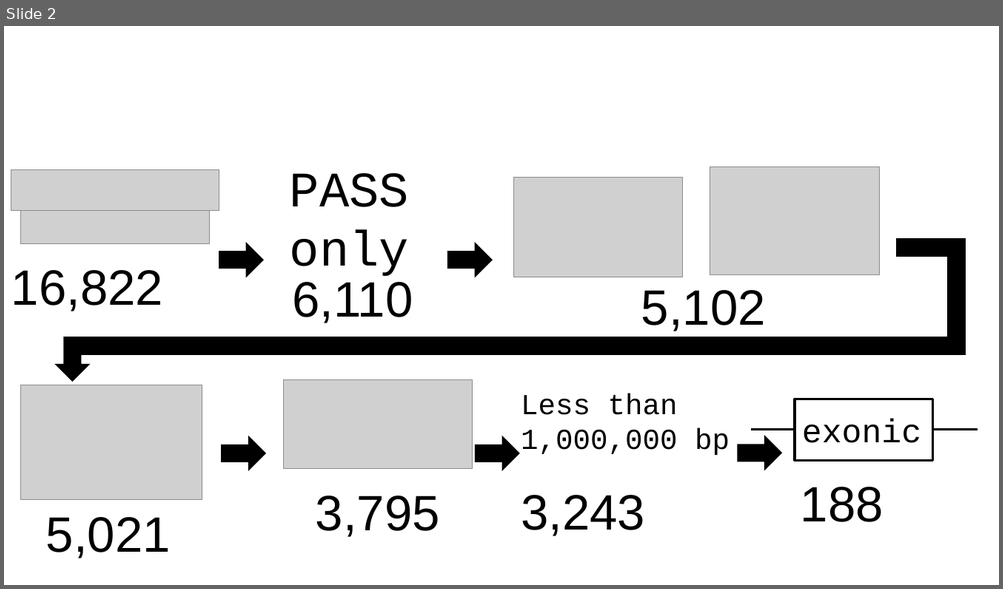
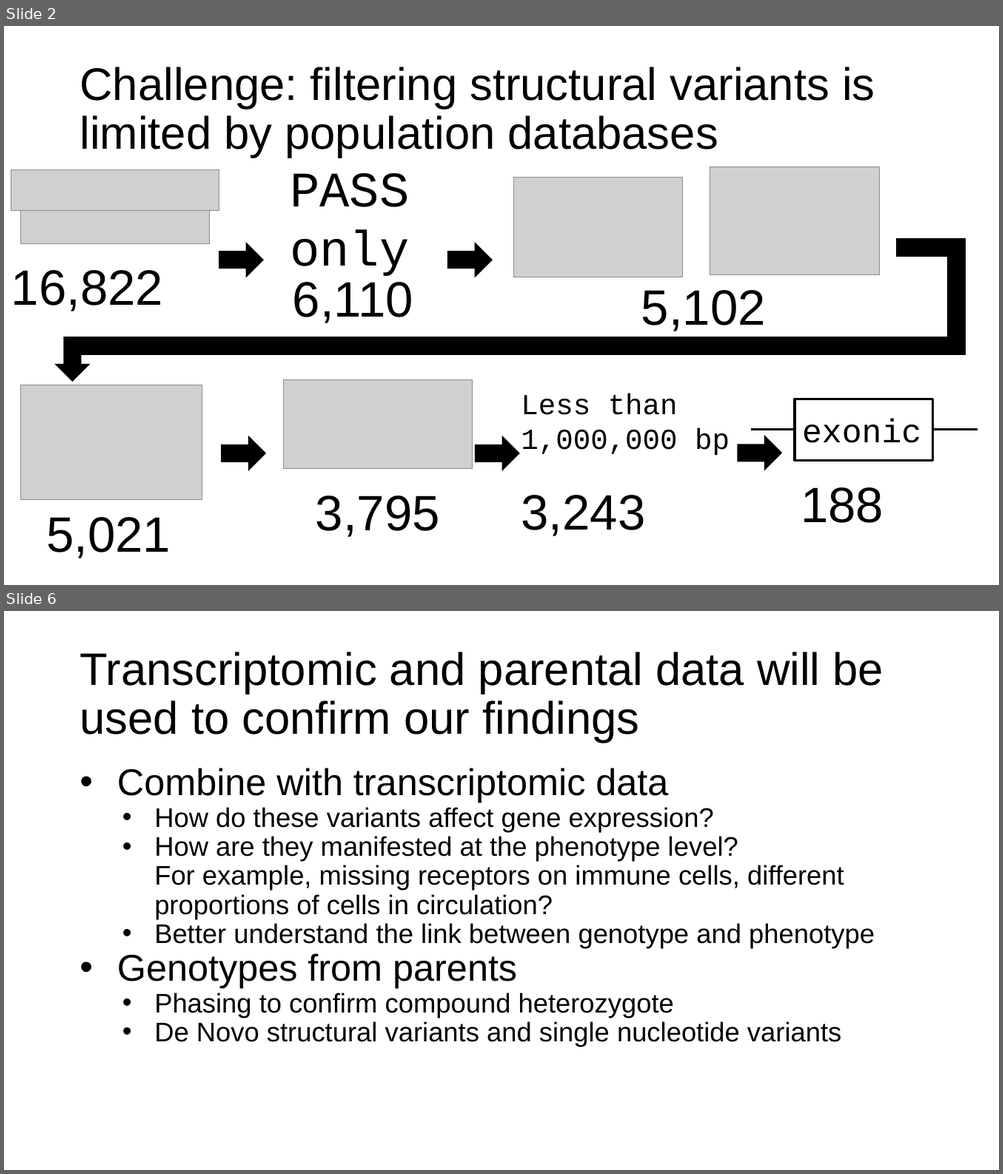
Before and after one commit to SVAI/Undiagnosed-1, a slide deck: Catch23/Hackathon Team Presentation.pptx. Shown one above the other, each under a label of ours: slide 2 before the commit, slides 2 and 6 after it; the slides between them are not shown. The pictures are 1003x589 and 1003x1174 pixels, drawn with LibreOffice and Linux fonts; fonts in the diff are those of the drawing; grey boxes stand for pictures. Boxes give left, top, right and bottom in pixels: in the first picture for what was removed or moved away, otherwise in the second. Text is boxed around its words. In the diff, an @@ line names an element or a change of style, - is before the commit and + after.

```diff
--- a/Catch23/Hackathon Team Presentation.pptx
+++ b/Catch23/Hackathon Team Presentation.pptx
@@ slide 6 added at (4, 611, 999, 1170), background #FFFFFF @@
@@ title added at (79, 652, 883, 743), 44 pt, text #000000 @@
+Transcriptomic and parental data will be used to confirm our findings
@@ text added at (117, 768, 874, 1047), 26 pt, text #000000 @@
+• Combine with transcriptomic data
+  • How do these variants affect gene expression?
+  • How are they manifested at the phenotype level?
+    For example, missing receptors on immune cells, different proportions of cells in circulation?
+  • Better understand the link between genotype and phenotype
+• Genotypes from parents
+  • Phasing to confirm compound heterozygote
+  • De Novo structural variants and single nucleotide variants
@@ slide 2 changed as well @@
@@ title added at (79, 67, 874, 158), 44 pt, text #000000 @@
+Challenge: filtering structural variants is limited by population databases
```
Also in this commit, not shown: 4 other slides added, 2 slides removed, 1 other file.
